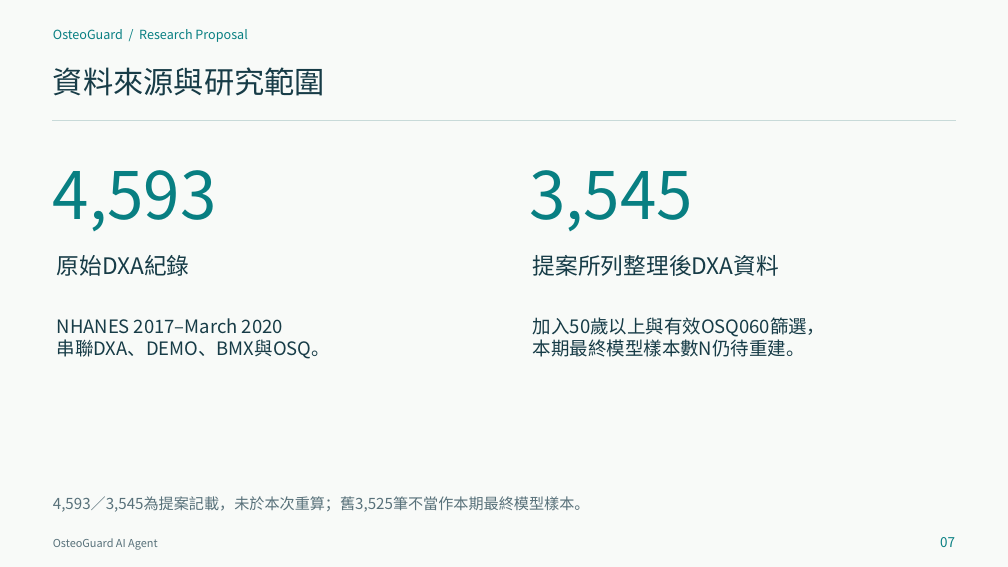
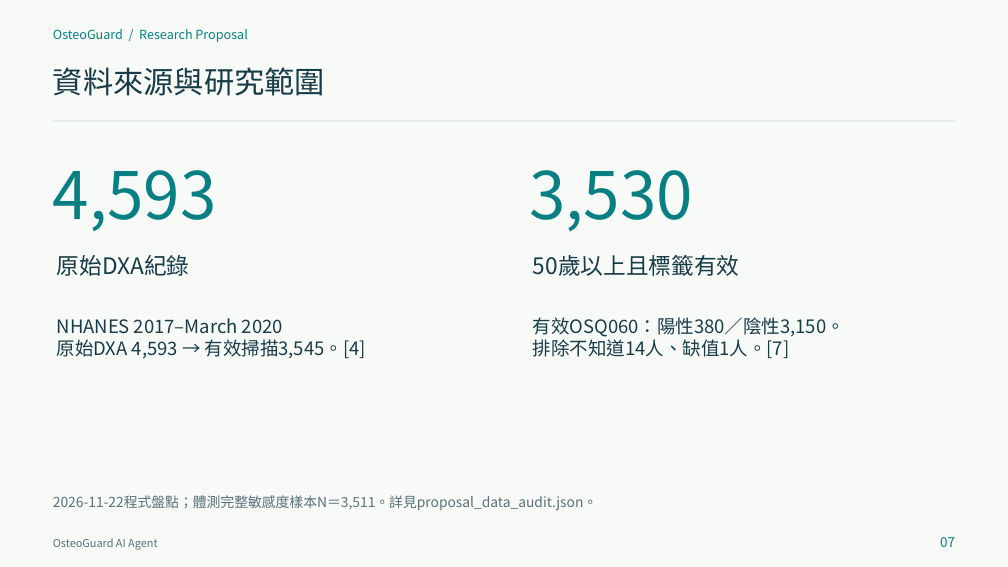
Before and after one commit to contemplator/nchu-bone-health-agent, a slide deck: slide 7 of output/OsteoGuard_Proposal_20261102.pptx. Drawn at 1008x567 pixels with LibreOffice and Linux fonts; fonts in the diff are those of the drawing. Boxes give left, top, right and bottom in pixels: in the first picture for what was removed or moved away, otherwise in the second. Text is boxed around its words. In the diff, an @@ line names an element or a change of style, - is before the commit and + after.

```diff
--- a/output/OsteoGuard_Proposal_20261102.pptx
+++ b/output/OsteoGuard_Proposal_20261102.pptx
@@ line (53, 121) - (955, 121): stroke #C8DAD9 0.75 pt to #C8DAD9 1 pt @@
@@ text at [529,170,693,231]: text changed @@
-3,545
+3,530
@@ text removed at [533,255,779,276] @@
-提案所列整理後DXA資料
@@ text added at [533,255,740,276], 27 pt, text #173C47 @@
+50歲以上且標籤有效
@@ text removed at [533,317,825,357] @@
-加入50歲以上與有效OSQ060篩選，
-本期最終模型樣本數N仍待重建。
@@ text added at [533,317,845,358], 22 pt, text #173C47 @@
+有效OSQ060：陽性380／陰性3,150。
+排除不知道14人、缺值1人。[7]
@@ text at [57,339,366,359]: text changed @@
-串聯DXA、DEMO、BMX與OSQ。
+原始DXA 4,593 → 有效掃描3,545。[4]
@@ text removed at [53,496,590,512] @@
-4,593／3,545為提案記載，未於本次重算；舊3,525筆不當作本期最終模型樣本。
@@ text added at [53,495,597,511], 16.5 pt, text #58717A @@
+2026-11-22程式盤點；體測完整敏感度樣本N＝3,511。詳見proposal_data_audit.json。
```
Also in this commit, not shown: 28 other slides changed, 6 slides added, 6 slides removed, 7 other files.
